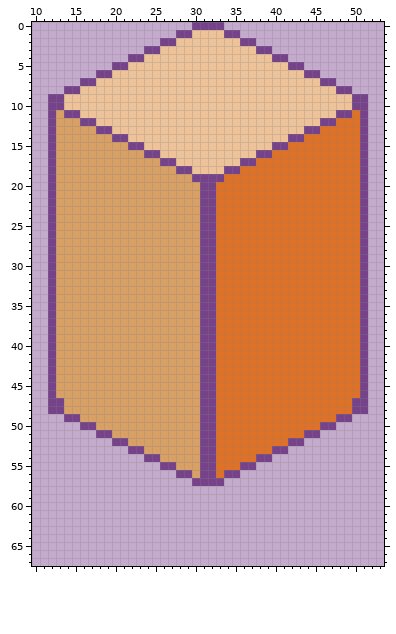
File history of a sprite sheet, assets/temp_tiles/cube_troll_.png. Above is the file before it was changed.
The file is 64x72 pixels. Shown: x 10..53, y 0..67. The old version is drawn lined up with the new one, on the new canvas.
After the commit:
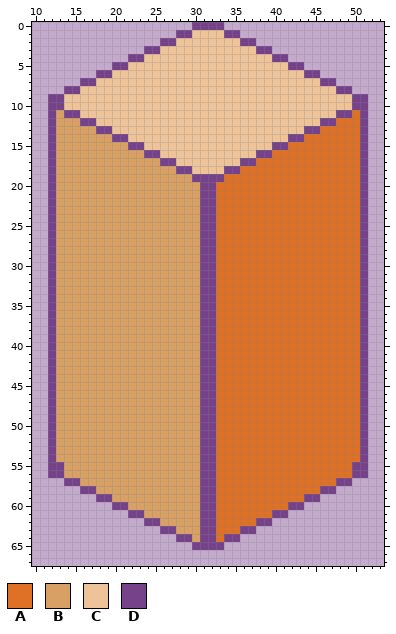
Palette (. is transparent): A #df7126  B #d9a066  C #eec39a  D #76428a
Edits made:
canvas 64x72 -> 64x80
@@ x 10..53 @@
 46 ..DBBBBBBBBBBBBBBBBBBDDAAAAAAAAAAAAAAAAAAD..
-47 ..DDBBBBBBBBBBBBBBBBBDDAAAAAAAAAAAAAAAAADD..
-48 ..DDBBBBBBBBBBBBBBBBBDDAAAAAAAAAAAAAAAAADD..
-49 ....DDBBBBBBBBBBBBBBBDDAAAAAAAAAAAAAAADD....
-50 ......DDBBBBBBBBBBBBBDDAAAAAAAAAAAAADD......
-51 ........DDBBBBBBBBBBBDDAAAAAAAAAAADD........
-52 ..........DDBBBBBBBBBDDAAAAAAAAADD..........
-53 ............DDBBBBBBBDDAAAAAAADD............
-54 ..............DDBBBBBDDAAAAADD..............
-55 ................DDBBBDDAAADD................
-56 ..................DDBDDADD..................
-57 ....................DDDD....................
-58 ............................................
-59 ............................................
-60 ............................................
-61 ............................................
-62 ............................................
-63 ............................................
-64 ............................................
-65 ............................................
+47 ..DBBBBBBBBBBBBBBBBBBDDAAAAAAAAAAAAAAAAAAD..
+48 ..DBBBBBBBBBBBBBBBBBBDDAAAAAAAAAAAAAAAAAAD..
+49 ..DBBBBBBBBBBBBBBBBBBDDAAAAAAAAAAAAAAAAAAD..
+50 ..DBBBBBBBBBBBBBBBBBBDDAAAAAAAAAAAAAAAAAAD..
+51 ..DBBBBBBBBBBBBBBBBBBDDAAAAAAAAAAAAAAAAAAD..
+52 ..DBBBBBBBBBBBBBBBBBBDDAAAAAAAAAAAAAAAAAAD..
+53 ..DBBBBBBBBBBBBBBBBBBDDAAAAAAAAAAAAAAAAAAD..
+54 ..DBBBBBBBBBBBBBBBBBBDDAAAAAAAAAAAAAAAAAAD..
+55 ..DDBBBBBBBBBBBBBBBBBDDAAAAAAAAAAAAAAAAADD..
+56 ..DDBBBBBBBBBBBBBBBBBDDAAAAAAAAAAAAAAAAADD..
+57 ....DDBBBBBBBBBBBBBBBDDAAAAAAAAAAAAAAADD....
+58 ......DDBBBBBBBBBBBBBDDAAAAAAAAAAAAADD......
+59 ........DDBBBBBBBBBBBDDAAAAAAAAAAADD........
+60 ..........DDBBBBBBBBBDDAAAAAAAAADD..........
+61 ............DDBBBBBBBDDAAAAAAADD............
+62 ..............DDBBBBBDDAAAAADD..............
+63 ................DDBBBDDAAADD................
+64 ..................DDBDDADD..................
+65 ....................DDDD....................
 66 ............................................
Boxes around the changes in both pictures, in picture pixels (x1, y1, x2, y2):
changed: (48, 398, 368, 550)
